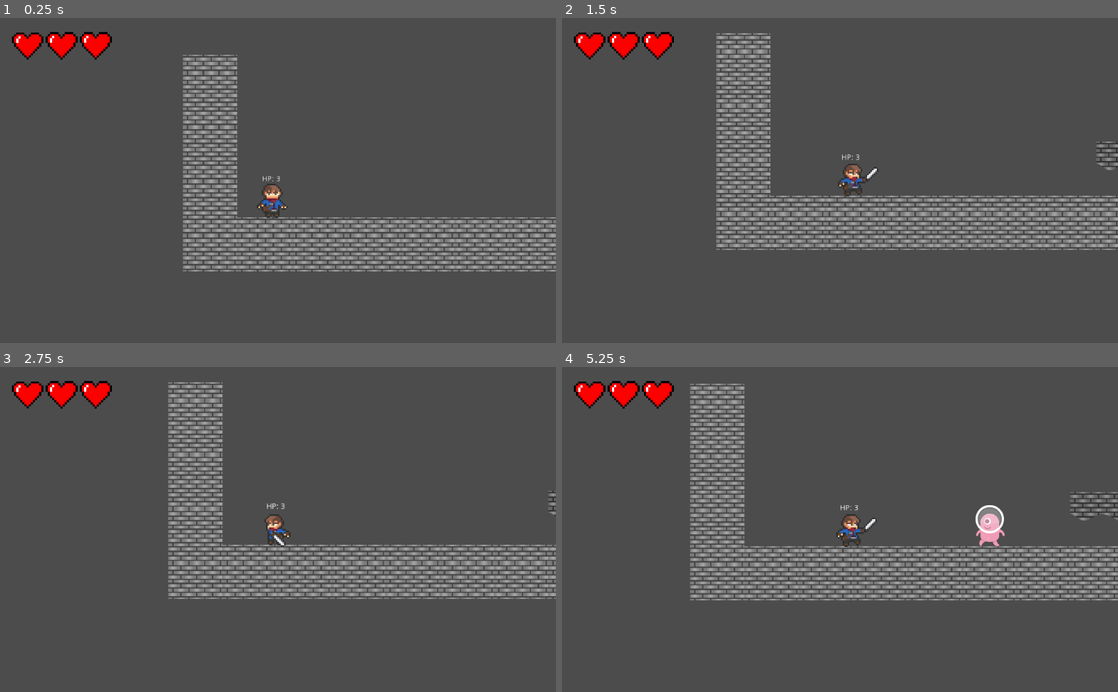
Above: before the commit, frames 1-4 (two rows, left to right).
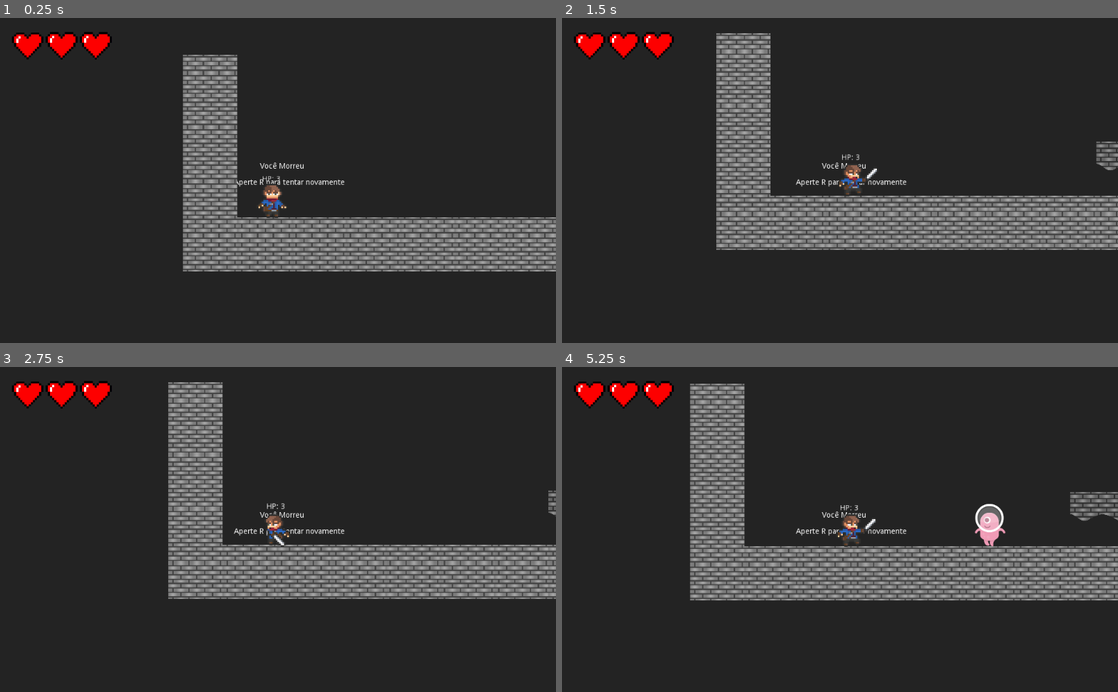
Above: after the commit, the same moments.

Repository: RodrigoSonego/the-beasts-call
Game: Godot game, scene res://scenes/levels/GameManager.tscn
Two runs of this game, one before a commit and one after it. Both use one fixed random seed, a clock stepped at 60 frames per second and the inputs below.
Inputs:
- Up to frame 1 (0.25 s): no input
- Up to frame 2 (1.5 s): tap R (reset_level, bound only after the commit) at 0.5, 1.25 s; hold Right (move_right) from 0.53 s (still down); tap Z (attack) at 0.6, 1.35 s; tap Up (jump) at 0.77 s
- Up to frame 3 (2.75 s): tap Up (jump) at 1.52 s; tap R (reset_level, bound only after the commit) at 2 s; release Right (move_right) at 2.03 s; hold Left (move_left) from 2.03 s (still down); tap Down (interact_with_door) at 2.1 s; tap Z (attack) at 2.3 s
- Up to frame 4 (5.25 s): tap R (reset_level, bound only after the commit) at 2.75, 3.5, 4.15, 4.25 s; release Left (move_left) at 2.78 s; hold Right (move_right) 2.78-4.28 s; tap Z (attack) at 2.85, 3.6, 4.55, 5.1 s; tap Up (jump) at 3.02, 3.77, 4.52 s; hold Left (move_left) 4.28-5.03 s; tap Down (interact_with_door) at 4.35 s; hold Right (move_right) from 5.03 s (still down)

The runs differ from the first frame. In frame 1, 83% of the frame differs, in the area x 0-100%, y 0-100%; in frame 2, 81%; in frame 3, 82%; in frame 4, 80%.

Commit message:
feature: reset on game over

Diff:
--- a/project.godot
+++ b/project.godot
@@ -99,6 +99,11 @@
 "events": [ Object(InputEventKey,"resource_local_to_scene":false,"resource_name":"","device":0,"alt":false,"shift":false,"control":false,"meta":false,"command":false,"pressed":false,"scancode":16777234,"physical_scancode":0,"unicode":0,"echo":false,"script":null)
  ]
 }
+reset_level={
+"deadzone": 0.5,
+"events": [ Object(InputEventKey,"resource_local_to_scene":false,"resource_name":"","device":0,"alt":false,"shift":false,"control":false,"meta":false,"command":false,"pressed":false,"scancode":82,"physical_scancode":0,"unicode":0,"echo":false,"script":null)
+ ]
+}
 
 [layer_names]
 
--- a/scenes/actors/Enemy.tscn
+++ b/scenes/actors/Enemy.tscn
@@ -41,7 +41,6 @@
 position = Vector2( 1, -32 )
 frames = SubResource( 10 )
 animation = "andando"
-frame = 1
 playing = true
 __meta__ = {
 "_edit_lock_": true
--- a/scenes/actors/Player.tscn
+++ b/scenes/actors/Player.tscn
@@ -300,7 +300,7 @@
 texture = ExtResource( 1 )
 hframes = 13
 vframes = 16
-frame = 12
+frame = 5
 
 [node name="AttackHitbox" type="Area2D" parent="SpritePivot/Sprite"]
 position = Vector2( 9.33333, 5.33334 )
--- a/scenes/levels/GameManager.tscn
+++ b/scenes/levels/GameManager.tscn
@@ -69,4 +69,28 @@
 
 [node name="DemoLevel" parent="." instance=ExtResource( 3 )]
 
+[node name="GameOverCanvas" type="CanvasLayer" parent="."]
+layer = -15
+
+[node name="ColorRect" type="ColorRect" parent="GameOverCanvas"]
+margin_right = 1038.0
+margin_bottom = 612.0
+color = Color( 0, 0, 0, 0.541176 )
+__meta__ = {
+"_edit_use_anchors_": false
+}
+
+[node name="RichTextLabel" type="RichTextLabel" parent="GameOverCanvas"]
+margin_left = 367.0
+margin_top = 267.0
+margin_right = 653.0
+margin_bottom = 336.0
+text = "							Você Morreu
+
+				Aperte R para tentar novamente
+						"
+__meta__ = {
+"_edit_use_anchors_": false
+}
+
 [connection signal="animation_finished" from="FadeOverlayLayer/AnimationPlayer" to="." method="_on_Fade_animation_finished"]
--- a/scenes/levels/Level-1.tscn
+++ b/scenes/levels/Level-1.tscn
@@ -11,7 +11,7 @@
 script = ExtResource( 5 )
 level_index = -1
 
-[node name="TileMap" type="TileMap" parent="."]
+[node name="Plataformas" type="TileMap" parent="."]
 scale = Vector2( 0.2, 0.2 )
 z_index = -1
 tile_set = ExtResource( 1 )
--- a/scenes/levels/Level0.tscn
+++ b/scenes/levels/Level0.tscn
@@ -1,23 +1,41 @@
-[gd_scene load_steps=4 format=2]
+[gd_scene load_steps=7 format=2]
 
-[ext_resource path="res://scripts/game_management/Level.gd" type="Script" id=1]
-[ext_resource path="res://sprites/tilesets/DemoLevel.tres" type="TileSet" id=2]
-[ext_resource path="res://scenes/Items/Potion.tscn" type="PackedScene" id=3]
+[ext_resource path="res://sprites/tilesets/DemoLevel.tres" type="TileSet" id=1]
+[ext_resource path="res://scenes/actors/Enemy.tscn" type="PackedScene" id=3]
+[ext_resource path="res://scenes/Items/Potion.tscn" type="PackedScene" id=4]
+[ext_resource path="res://scripts/game_management/Level.gd" type="Script" id=5]
+[ext_resource path="res://scenes/Items/Door.tscn" type="PackedScene" id=6]
+[ext_resource path="res://scenes/Items/Key.tscn" type="PackedScene" id=7]
 
-[node name="TestLevel" type="Node2D"]
-script = ExtResource( 1 )
+[node name="DemoLevel" type="Node2D"]
+script = ExtResource( 5 )
+level_index = -1
 
-[node name="TileMap" type="TileMap" parent="."]
+[node name="Plataformas" type="TileMap" parent="."]
 scale = Vector2( 0.2, 0.2 )
-tile_set = ExtResource( 2 )
+z_index = -1
+tile_set = ExtResource( 1 )
 cell_size = Vector2( 500, 500 )
-cell_custom_transform = Transform2D( 32, 0, 0, 32, 0, 0 )
 collision_layer = 8
+collision_mask = 3
 format = 1
-tile_data = PoolIntArray( 131075, 3, 0, 262149, 6, 0, 262151, 4, 0, 393216, 1, 0, 393217, 1, 0, 393218, 1, 0, 393219, 1, 0, 393220, 1, 0, 393221, 1, 0, 393222, 1, 0, 393223, 1, 0, 393224, 1, 0, 393225, 1, 0, 393226, 1, 0 )
+tile_data = PoolIntArray( 65547, 8, 0, 196607, 8, 0, 131083, 8, 0, 262143, 8, 0, 196615, 6, 0, 196617, 2, 0, 196619, 8, 0, 327679, 8, 0, 262150, 1, 0, 262155, 8, 0, 393215, 8, 0, 327680, 8, 0, 327681, 8, 0, 327682, 8, 0, 327683, 8, 0, 327684, 8, 0, 327685, 8, 0, 327686, 8, 0, 327687, 8, 0, 327688, 8, 0, 327689, 8, 0, 327690, 8, 0, 327691, 8, 0 )
 
-[node name="Potion" parent="." instance=ExtResource( 3 )]
-position = Vector2( 583, 501 )
+[node name="enemy" parent="." instance=ExtResource( 3 )]
+position = Vector2( 923, 445 )
+scale = Vector2( 0.5, 0.5 )
+
+[node name="Potion" parent="." instance=ExtResource( 4 )]
+position = Vector2( 163, 267 )
+
+[node name="Door" parent="." instance=ExtResource( 6 )]
+position = Vector2( 1054, 454 )
+is_locked = true
+
+[node name="Key" parent="." instance=ExtResource( 7 )]
+position = Vector2( 75, 269 )
 
 [node name="SpawnPoint" type="Position2D" parent="."]
-position = Vector2( 159, 563 )
+position = Vector2( 63, 430 )
+
+[connection signal="on_door_interaction" from="Door" to="." method="_on_change_level"]
--- a/scripts/actors/Player.gd
+++ b/scripts/actors/Player.gd
@@ -105,7 +105,7 @@
 func die():
 	anim_state_machine.travel("die")
 	$Hurtbox/CollisionShape2D.set_deferred("disabled", true)
-	$PlayerFeet.set_deferred("disabled", true)
+	emit_signal("on_die")
 
 func heal(amount: int):
 	if hp == max_hp:
--- a/scripts/game_management/GameManager.gd
+++ b/scripts/game_management/GameManager.gd
@@ -11,14 +11,25 @@
 
 var game_ui: GameUIController
 
+var is_player_dead:= false
+
 func _ready():
 	current_level.connect("level_changed", self, "handle_level_changed")
 	game_ui = $GameUI
 
 	player.connect("on_damage_taken", self, "_on_player_damage")
 	player.connect("on_heal", self, "_on_player_heal")
+	player.connect("on_die", self, "_on_player_died")
 
 	player.position = current_level.spawn_point.position;
+
+func _physics_process(delta):
+	if is_player_dead == false: return
+
+	if Input.is_action_just_pressed("reset_level"):
+		current_level.get_tree().reload_current_scene()
+		$GameOverCanvas.layer = -15
+		is_player_dead = false
 
 func handle_level_changed(current_level_index: int):
 	var next_level_index := current_level_index + 1;
@@ -37,6 +48,9 @@
 func _on_player_damage():
 	game_ui.on_player_damage()
 
+func _on_player_died():
+	$GameOverCanvas.layer = 10
+	is_player_dead = true
 
 func _on_Fade_animation_finished(anim_name):
 	if anim_name == "fade_in":
